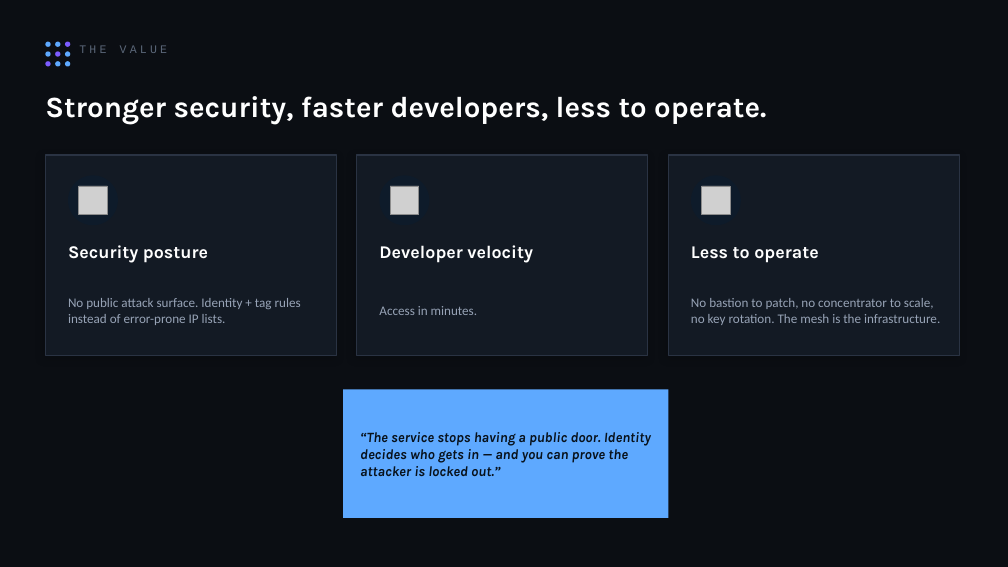
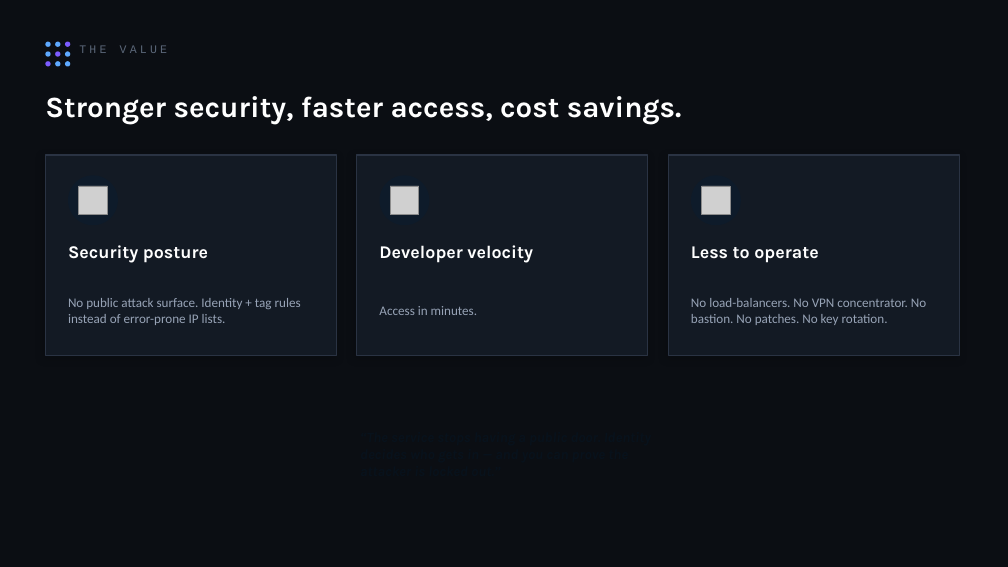
Before and after one commit to Softwizard1/tailscale-example, a slide deck: slide 12 of Tailscale_Walkthrough.pptx (slide 4 before the commit). Drawn at 1008x567 pixels with LibreOffice and Linux fonts; fonts in the diff are those of the drawing; grey boxes stand for pictures. Boxes give left, top, right and bottom in pixels: in the first picture for what was removed or moved away, otherwise in the second. Text is boxed around its words. In the diff, an @@ line names an element or a change of style, - is before the commit and + after.

```diff
--- a/Tailscale_Walkthrough.pptx
+++ b/Tailscale_Walkthrough.pptx
@@ text at box(45, 96, 682, 124): text changed @@
-Stronger security, faster developers, less to operate.
+Stronger security, faster access, cost savings.
@@ text at box(691, 298, 926, 325): text changed @@
-No bastion to patch, no concentrator to scale, no key rotation. The mesh is the infrastructure.
+No load-balancers. No VPN concentrator. No bastion. No patches. No key rotation.
@@ rectangle removed at box(343, 389, 668, 518) @@
@@ text removed at box(360, 432, 651, 476) @@
-“The service stops having a public door. Identity decides who gets in — and you can prove the attacker is locked out.”
```
Also in this commit, not shown: 3 other slides changed, 9 slides added, 5 other files.
